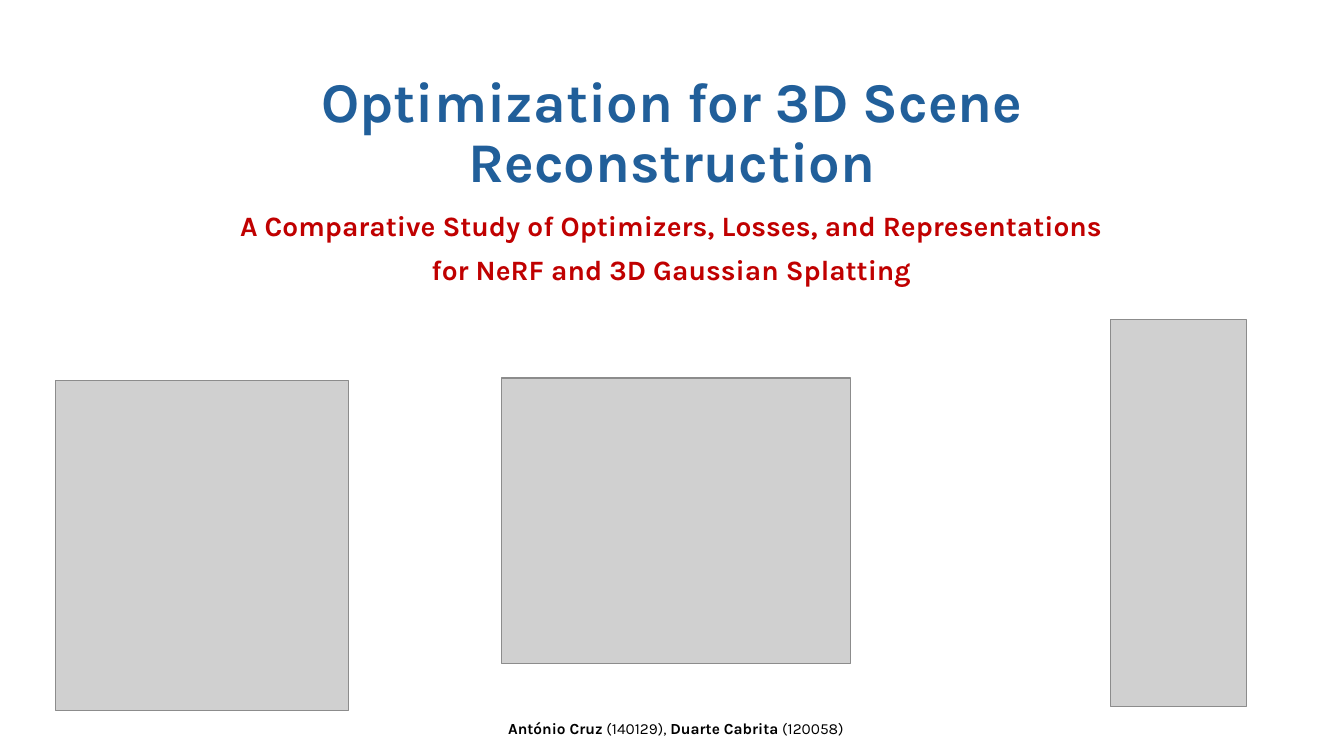
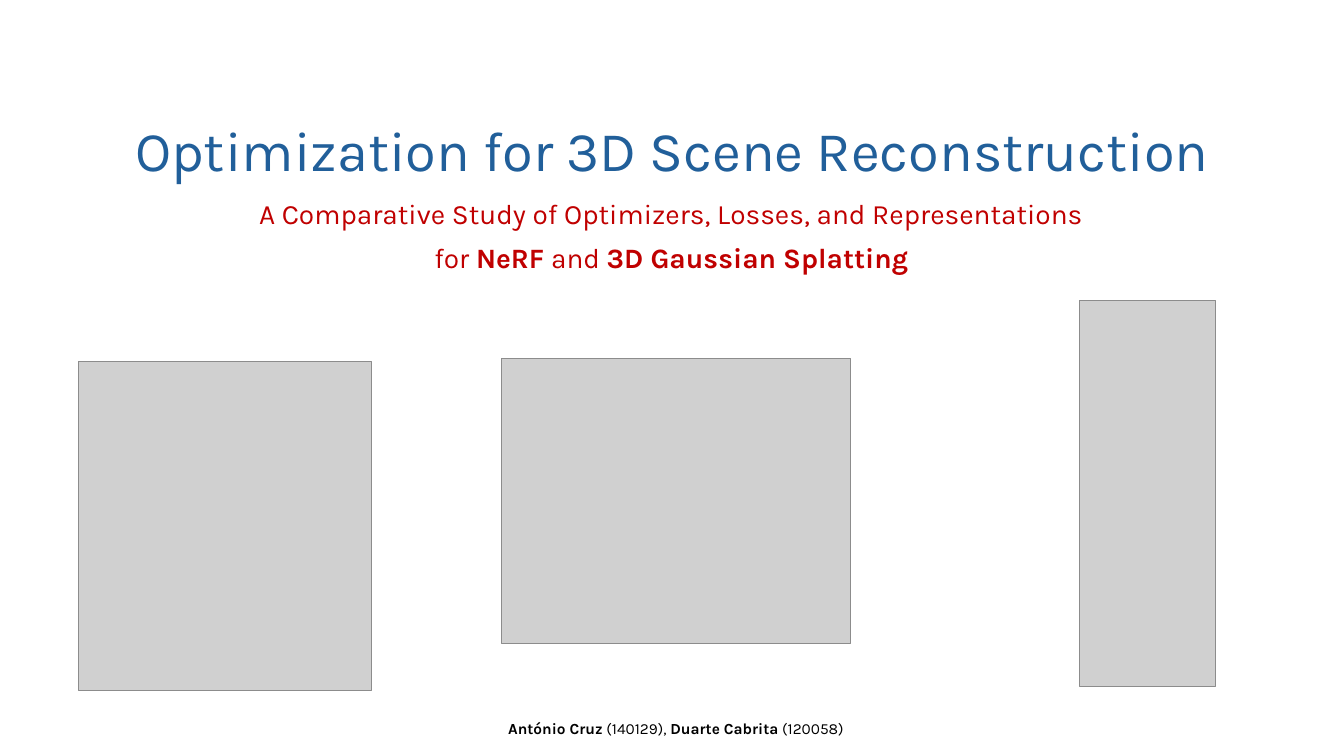
Before and after one commit to logus2k/co, a slide deck: slide 1 of documents/project_presentation.pptx. Drawn at 1344x756 pixels with LibreOffice and Linux fonts; fonts in the diff are those of the drawing; grey boxes stand for pictures; background and template pictures are left out. Boxes give left, top, right and bottom in pixels: in the first picture for what was removed or moved away, otherwise in the second. Text is boxed around its words. In the diff, an @@ line names an element or a change of style, - is before the commit and + after.

```diff
--- a/documents/project_presentation.pptx
+++ b/documents/project_presentation.pptx
@@ title "Optimization for 3D Scene Reconstruction": place and size @@
-title "Optimization for 3D Scene Reconstruction" at [322,82,1022,183]
+title "Optimization for 3D Scene Reconstruction" at [135,132,1209,184]
@@ title "Optimization for 3D Scene Reconstruction" at [135,132,1209,184]: bold off @@
@@ subtitle "A Comparative Study of Optimizers, ...": place and size @@
-subtitle "A Comparative Study of Optimizers, ..." at [240,216,1102,287]
+subtitle "A Comparative Study of Optimizers, ..." at [259,204,1082,275]
@@ subtitle "A Comparative Study of Optimizers, ..." at [259,204,1082,275]: bold off in "A Comparative Study of Optimizers, Losses, and ...", "for and" @@
@@ picture: place and size @@
-picture at [1111,320,1247,706]
+picture at [1080,300,1216,687]
@@ picture: place and size @@
-picture at [502,378,851,663]
+picture at [502,358,851,643]
@@ picture: place and size @@
-picture at [55,381,348,711]
+picture at [79,361,371,691]
```
Also in this commit, not shown: 6 other slides changed, 1 other file.
